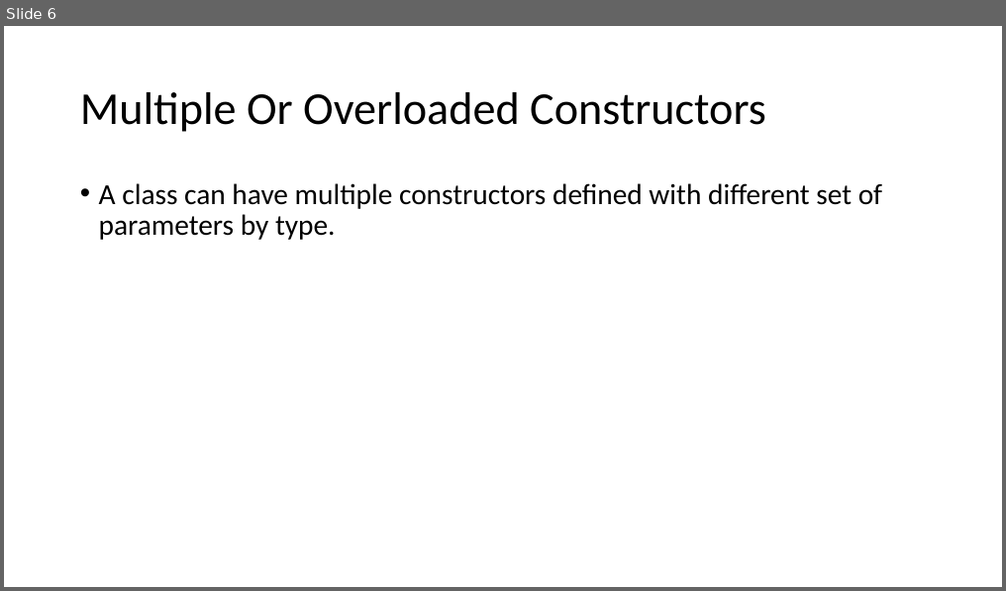
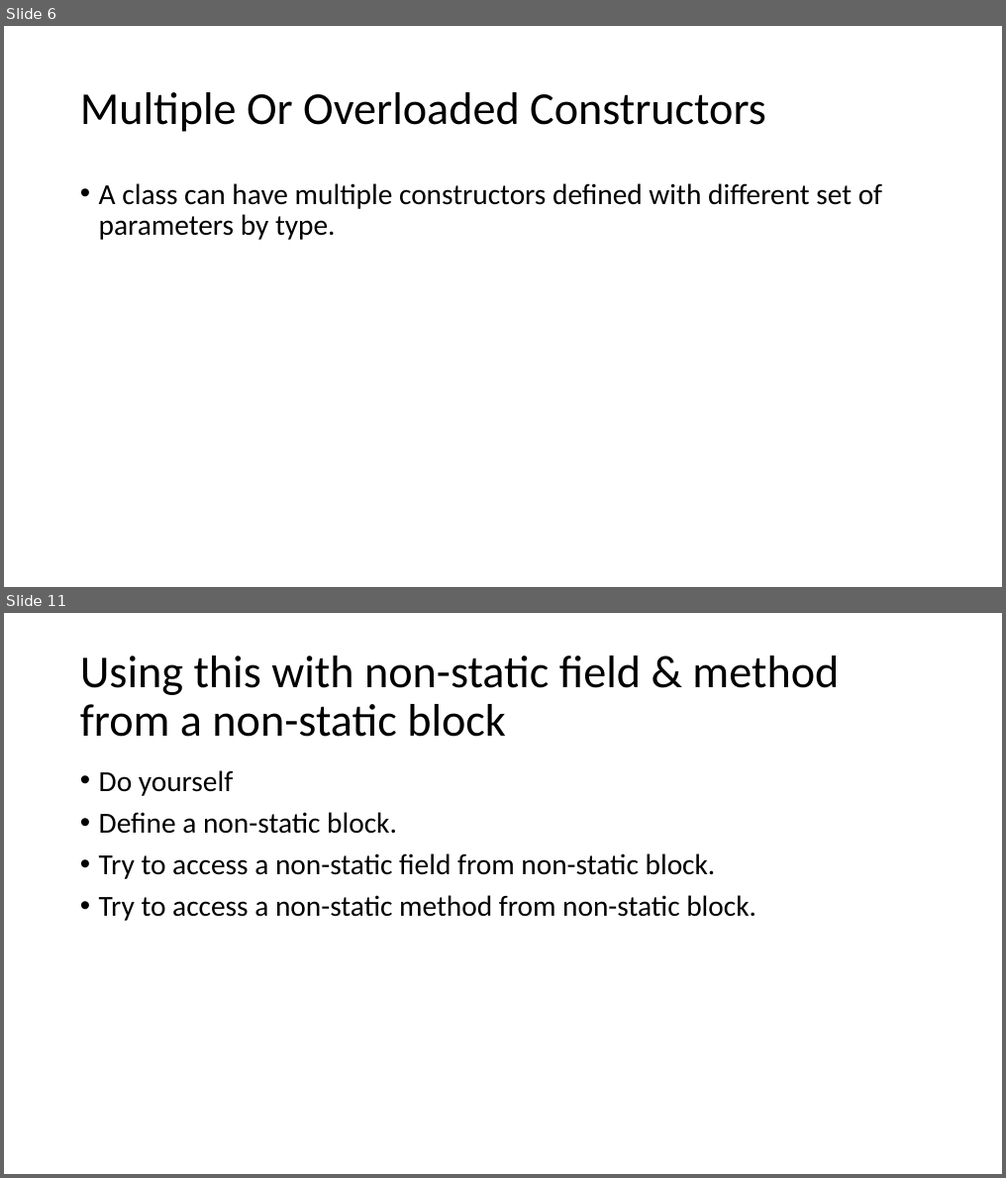
Before and after one commit to umaa-java-sept-2020/documents, a slide deck: constructors.pptx. Shown one above the other, each under a label of ours: slide 6 before the commit, slides 6 and 11 after it; the slides between them are not shown. The pictures are 1006x591 and 1006x1178 pixels, drawn with LibreOffice and Linux fonts; fonts in the diff are those of the drawing. Boxes give left, top, right and bottom in pixels: in the first picture for what was removed or moved away, otherwise in the second. Text is boxed around its words. In the diff, an @@ line names an element or a change of style, - is before the commit and + after.

```diff
--- a/constructors.pptx
+++ b/constructors.pptx
@@ slide 11 added at (4,613,1002,1174), background #FFFFFF @@
@@ title added at (80,656,839,737), 44 pt, text #000000 @@
+Using this with non-static field & method from a non-static block
@@ text added at (99,770,756,921), 28 pt, text #000000 @@
+• Do yourself
+• Define a non-static block.
+• Try to access a non-static field from non-static block.
+• Try to access a non-static method from non-static block.
```
Also in this commit, not shown: 5 other slides added.
